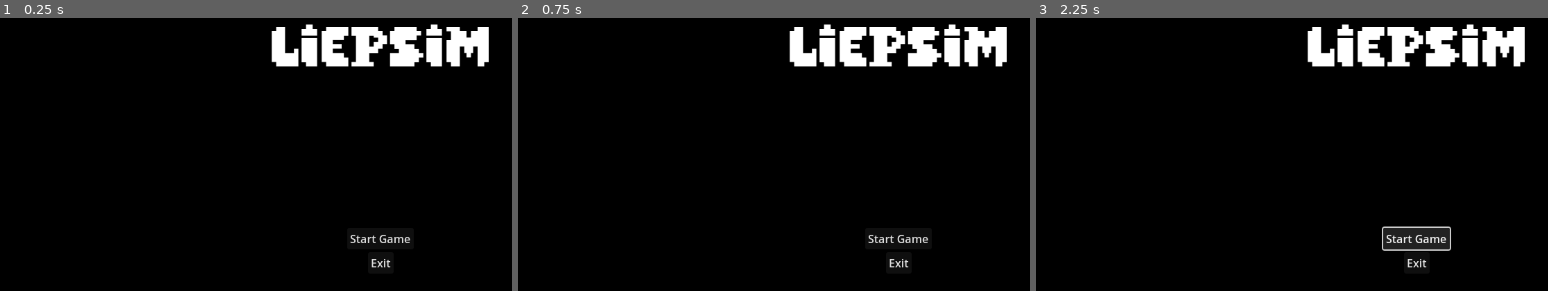
Above: before the commit, frames 1-3 (left to right).
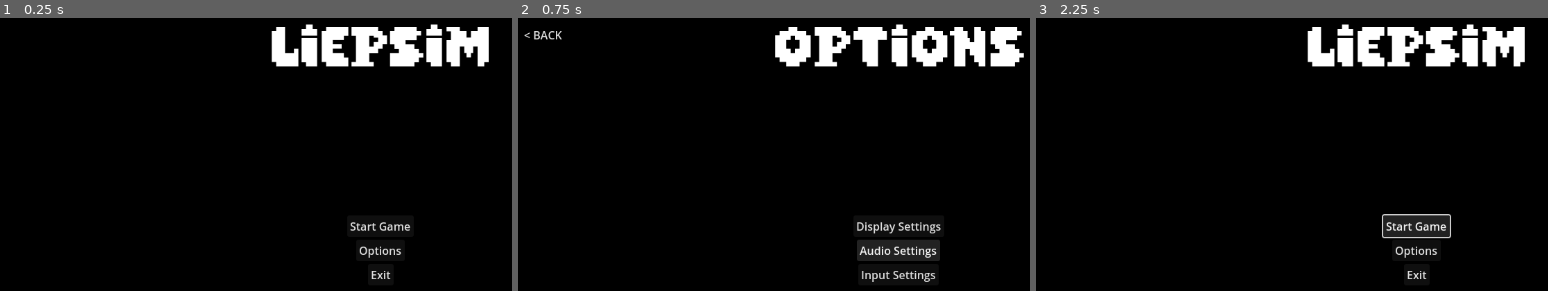
Above: after the commit, the same moments.

Repository: Club-Programmation/LIEPSIM-GDE
Game: Godot game, scene res://scenes/ui/menus/main_menu.tscn
Two runs of this game, one before a commit and one after it. Both use one fixed random seed, a clock stepped at 60 frames per second and the inputs below. Before the commit the project has no main scene; this scene is started directly in both runs.
Inputs (mouse positions are in pixels of both pictures, inside the frame that each line leads up to):
- Up to frame 1 (0.25 s): no input
- Up to frame 2 (0.75 s): click (896, 250) at 0.5 s, where only the run after the commit has a clickable "Options"
- Up to frame 3 (2.25 s): click (1061, 34) at 1.25 s, where only the run after the commit has a clickable "< BACK"; click "Start Game" at 2 s

The runs differ from the first frame. In frame 1, 0.7% of the frame differs, in the area x 68-81%, y 74-96%; in frame 2, 6.0%, in the area x 1-99%, y 2-97%; in frame 3, 1.4%.

Commit message:
Add files via upload

Diff:
--- a/project.godot
+++ b/project.godot
@@ -11,6 +11,7 @@
 [application]
 
 config/name="LIEPSIM"
+run/main_scene="uid://ca2hj6r62eayi"
 config/features=PackedStringArray("4.4", "GL Compatibility")
 config/icon="res://icon.svg"
 
--- /dev/null
+++ b/scenes/ui/menus/exit.gd
@@ -0,0 +1,4 @@
+extends Button
+func _process(delta):
+	if self.button_pressed:
+		get_tree().quit()
--- a/scenes/ui/menus/main_menu.tscn
+++ b/scenes/ui/menus/main_menu.tscn
@@ -1,6 +1,9 @@
-[gd_scene load_steps=3 format=3 uid="uid://ca2hj6r62eayi"]
+[gd_scene load_steps=6 format=3 uid="uid://ca2hj6r62eayi"]
 
 [ext_resource type="FontFile" uid="uid://fo5ivwxswnu" path="res://fonts/Super Pixel Personal Use.ttf" id="1_flhq8"]
+[ext_resource type="Script" uid="uid://c0xeokwguidi6" path="res://scenes/ui/menus/exit.gd" id="2_h1kbi"]
+[ext_resource type="Script" uid="uid://ci2wnqcpavnsp" path="res://scenes/ui/menus/options.gd" id="2_whicr"]
+[ext_resource type="Script" uid="uid://dbh4lwc4wo5be" path="res://scenes/ui/menus/return.gd" id="4_ct055"]
 
 [sub_resource type="LabelSettings" id="LabelSettings_h1kbi"]
 font = ExtResource("1_flhq8")
@@ -27,25 +30,67 @@
 theme_override_constants/margin_right = 32
 theme_override_constants/margin_bottom = 32
 
-[node name="VBoxContainer" type="VBoxContainer" parent="MarginContainer"]
+[node name="TitleScreenVBox" type="VBoxContainer" parent="MarginContainer"]
 layout_mode = 2
 
-[node name="Label" type="Label" parent="MarginContainer/VBoxContainer"]
+[node name="Label" type="Label" parent="MarginContainer/TitleScreenVBox"]
 layout_mode = 2
 text = "LIEPSIM"
 label_settings = SubResource("LabelSettings_h1kbi")
 horizontal_alignment = 1
 
-[node name="ButtonsVBox" type="VBoxContainer" parent="MarginContainer/VBoxContainer"]
+[node name="ButtonsVBox" type="VBoxContainer" parent="MarginContainer/TitleScreenVBox"]
 layout_mode = 2
 size_flags_vertical = 6
 
-[node name="Start" type="Button" parent="MarginContainer/VBoxContainer/ButtonsVBox"]
+[node name="Start" type="Button" parent="MarginContainer/TitleScreenVBox/ButtonsVBox"]
 layout_mode = 2
 size_flags_horizontal = 4
 text = "Start Game"
 
-[node name="Exit" type="Button" parent="MarginContainer/VBoxContainer/ButtonsVBox"]
+[node name="Options" type="Button" parent="MarginContainer/TitleScreenVBox/ButtonsVBox"]
+layout_mode = 2
+size_flags_horizontal = 4
+text = "Options"
+script = ExtResource("2_whicr")
+
+[node name="Exit" type="Button" parent="MarginContainer/TitleScreenVBox/ButtonsVBox"]
 layout_mode = 2
 size_flags_horizontal = 4
 text = "Exit"
+script = ExtResource("2_h1kbi")
+
+[node name="OptionsVBox" type="VBoxContainer" parent="MarginContainer"]
+visible = false
+layout_mode = 2
+
+[node name="Label" type="Label" parent="MarginContainer/OptionsVBox"]
+layout_mode = 2
+text = "Options"
+label_settings = SubResource("LabelSettings_h1kbi")
+horizontal_alignment = 1
+
+[node name="ShowTitleScreen" type="Button" parent="MarginContainer/OptionsVBox/Label"]
+size_flags_horizontal = 4
+text = "< BACK"
+flat = true
+script = ExtResource("4_ct055")
+
+[node name="ButtonsVBox" type="VBoxContainer" parent="MarginContainer/OptionsVBox"]
+layout_mode = 2
+size_flags_vertical = 6
+
+[node name="Display Settings" type="Button" parent="MarginContainer/OptionsVBox/ButtonsVBox"]
+layout_mode = 2
+size_flags_horizontal = 4
+text = "Display Settings"
+
+[node name="Audio Settings" type="Button" parent="MarginContainer/OptionsVBox/ButtonsVBox"]
+layout_mode = 2
+size_flags_horizontal = 4
+text = "Audio Settings"
+
+[node name="Input Settings" type="Button" parent="MarginContainer/OptionsVBox/ButtonsVBox"]
+layout_mode = 2
+size_flags_horizontal = 4
+text = "Input Settings"
--- /dev/null
+++ b/scenes/ui/menus/options.gd
@@ -0,0 +1,6 @@
+extends Button
+
+func _process(delta):
+	if self.button_pressed:
+		$"../../../OptionsVBox".set_visible(true)
+		$"../..".set_visible(false)
--- /dev/null
+++ b/scenes/ui/menus/return.gd
@@ -0,0 +1,5 @@
+extends Button
+func _process(delta):
+	if self.button_pressed:
+		$"../..".set_visible(false)
+		$"../../../TitleScreenVBox".set_visible(true)
Not shown, added: img/LIEP1.png.import
Not shown, added: scenes/ui/menus/exit.gd.uid
Not shown, added: scenes/ui/menus/options.gd.uid
Not shown, added: scenes/ui/menus/return.gd.uid
Not shown, changed: README.md
